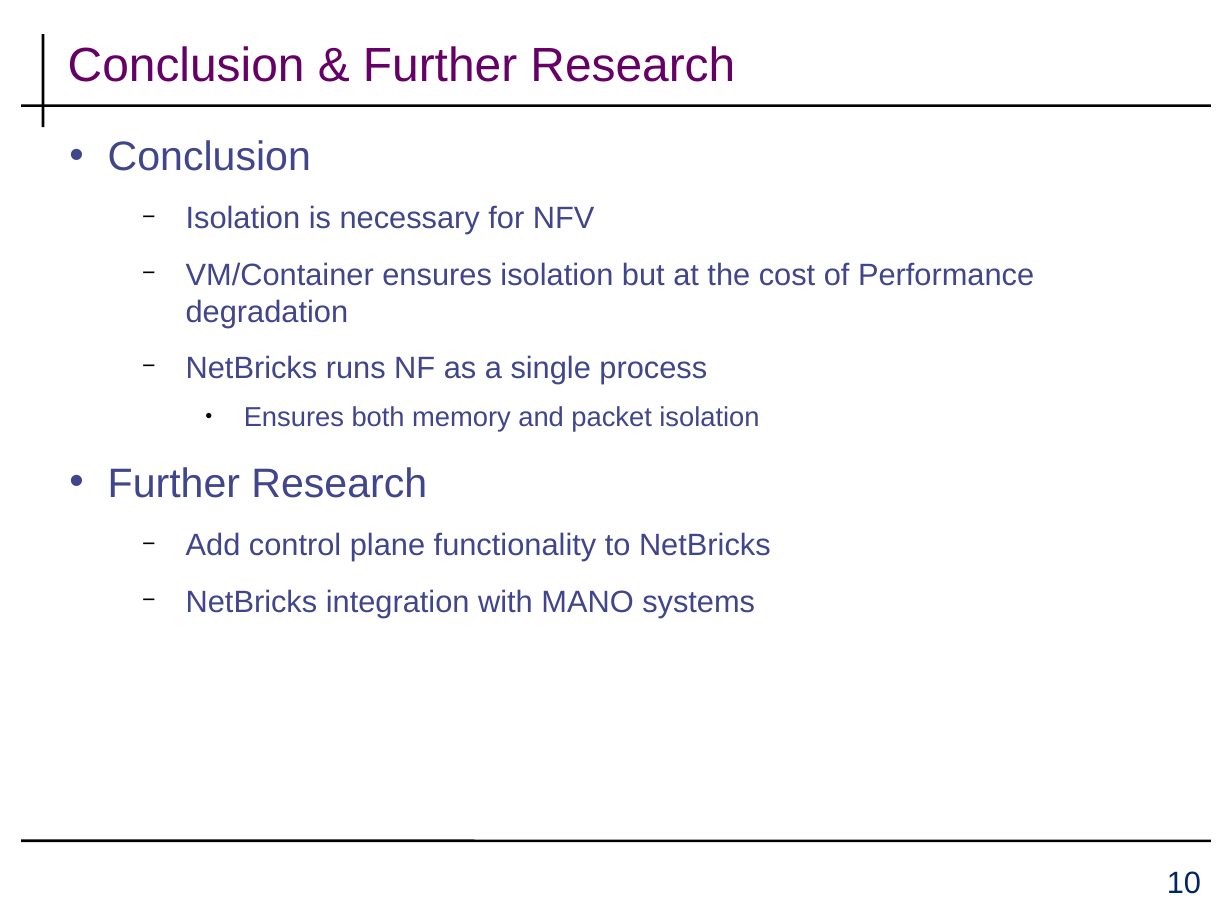
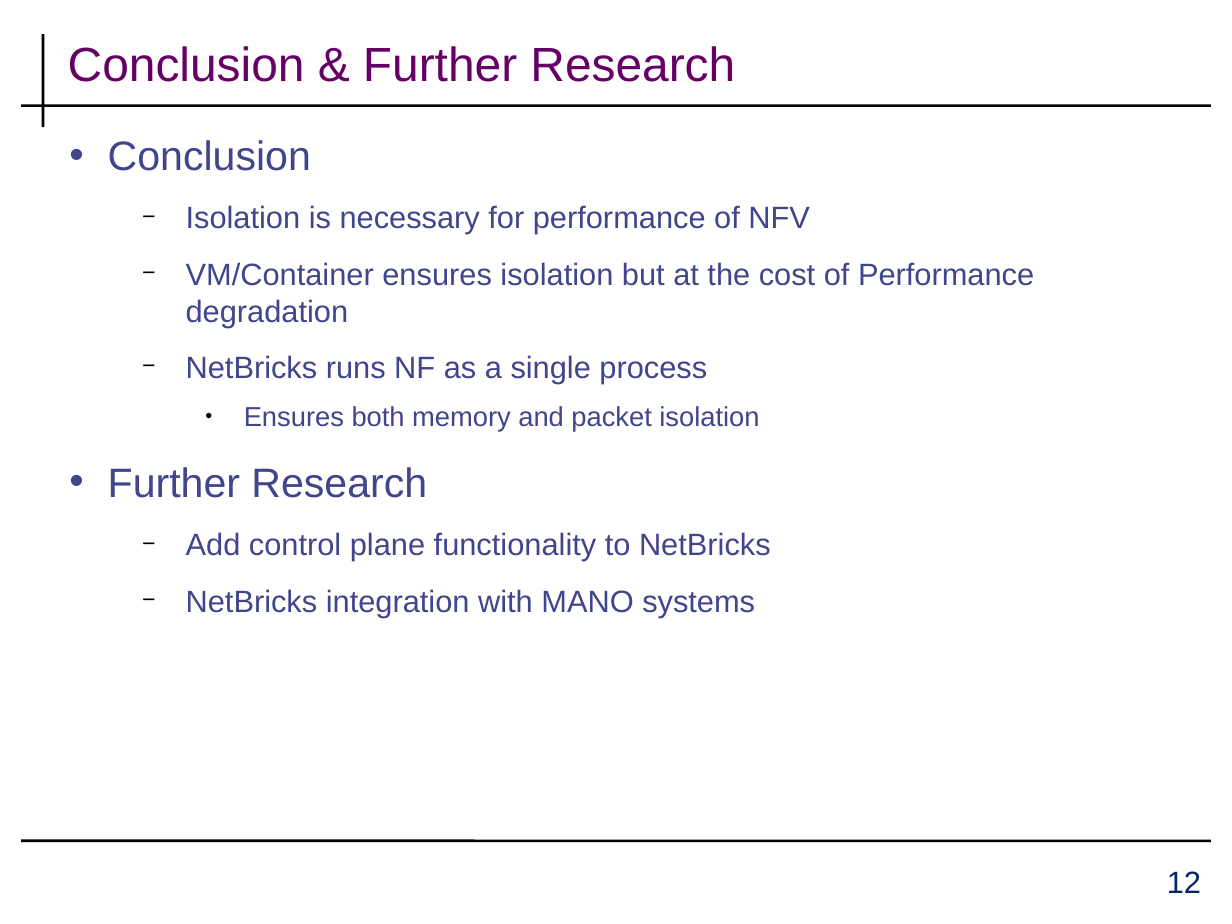
Before and after one commit to aahad91/seminar-cans, a slide deck: slide 12 of docs/template.pptx (slide 10 before the commit). Drawn at 1232x924 pixels with LibreOffice and Linux fonts; fonts in the diff are those of the drawing; background and template pictures are left out. Boxes give left, top, right and bottom in pixels: in the first picture for what was removed or moved away, otherwise in the second. Text is boxed around its words. In the diff, an @@ line names an element or a change of style, - is before the commit and + after.

```diff
--- a/docs/template.pptx
+++ b/docs/template.pptx
@@ text at [186,205,810,234]: text changed @@
-  − Isolation is necessary for NFV
+  − Isolation is necessary for performance of NFV
@@ page number at [1167,871,1201,893]: text changed @@
-10
+12
```
Also in this commit, not shown: 6 other slides changed, 2 slides added, 1 other file.
